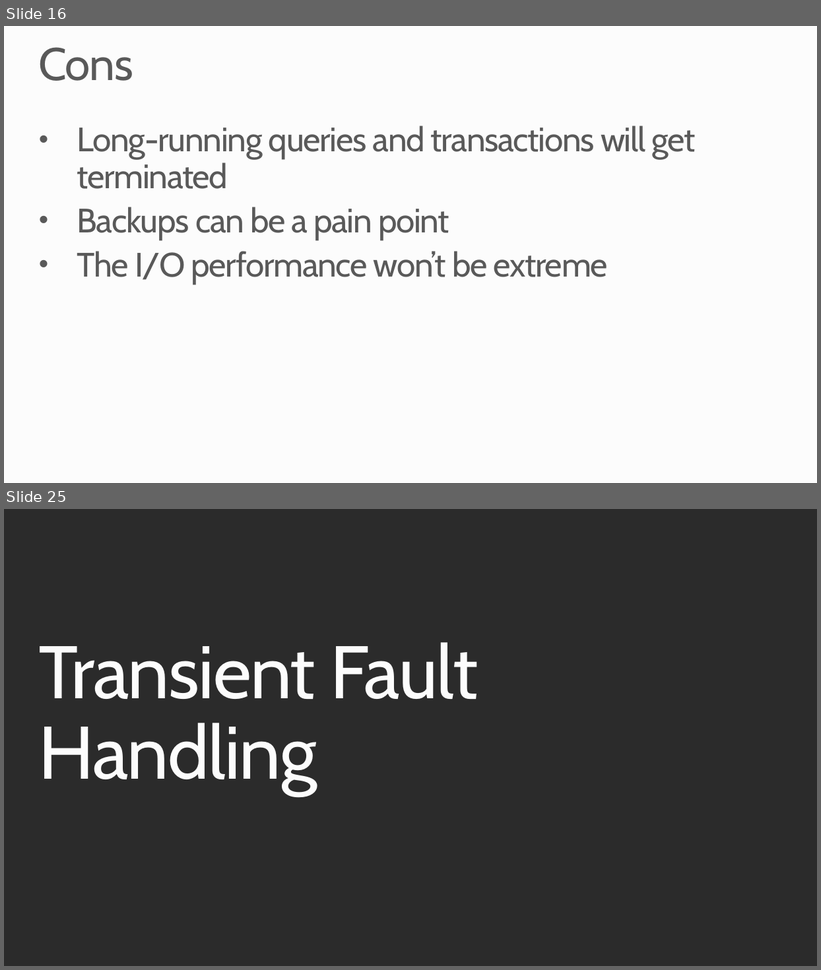
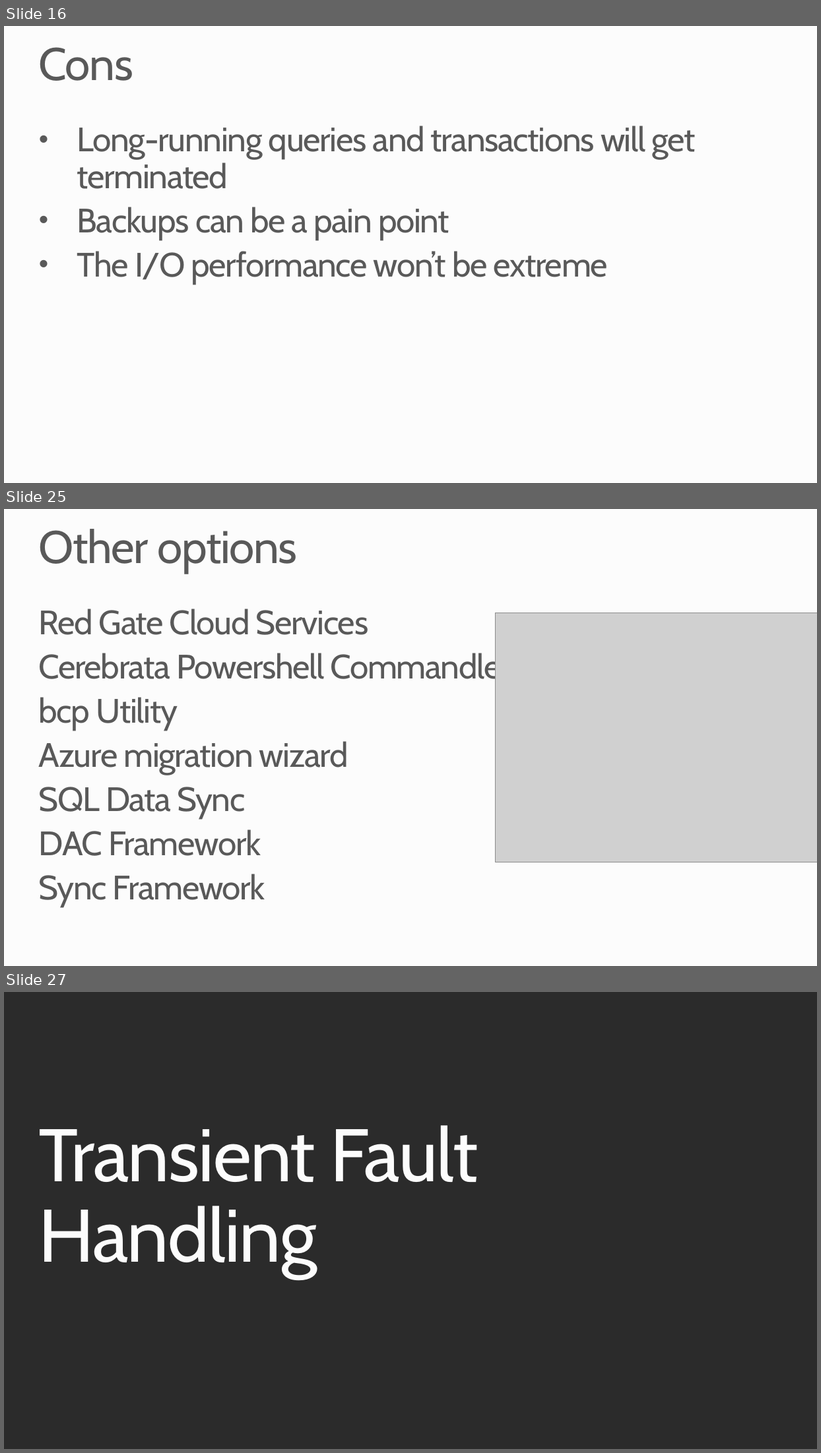
Before and after one commit to robdmoore/SQLAzureTransientDemo, a slide deck: Presentation.pptx. Shown one above the other, each under a label of ours: slides 16 and 25 before the commit, slides 16, 25 and 27 after it; the slides between them are not shown. The pictures are 821x970 and 821x1453 pixels, drawn with LibreOffice and Linux fonts; fonts in the diff are those of the drawing; grey boxes stand for pictures; background and template pictures are left out; a plain dark background stands for a picture behind light text. Boxes give left, top, right and bottom in pixels: in the first picture for what was removed or moved away, otherwise in the second. Text is boxed around its words. In the diff, an @@ line names an element or a change of style, - is before the commit and + after.

```diff
--- a/Presentation.pptx
+++ b/Presentation.pptx
@@ slide 25 added at [4,509,817,966], background #FCFCFC @@
@@ title added at [38,529,297,574], 54 pt, text #595959 @@
+Other options
@@ text added at [39,609,525,907], 40 pt, text #595959 @@
+Red Gate Cloud Services
+Cerebrata Powershell Commandlets
+bcp Utility
+Azure migration wizard
+SQL Data Sync
+DAC Framework
+Sync Framework
@@ picture added at [496,613,817,862] @@
@@ what was slide 25 is now slide 27 @@
```
Also in this commit, not shown: 9 slides changed, 14 other slides added, 11 slides removed.
